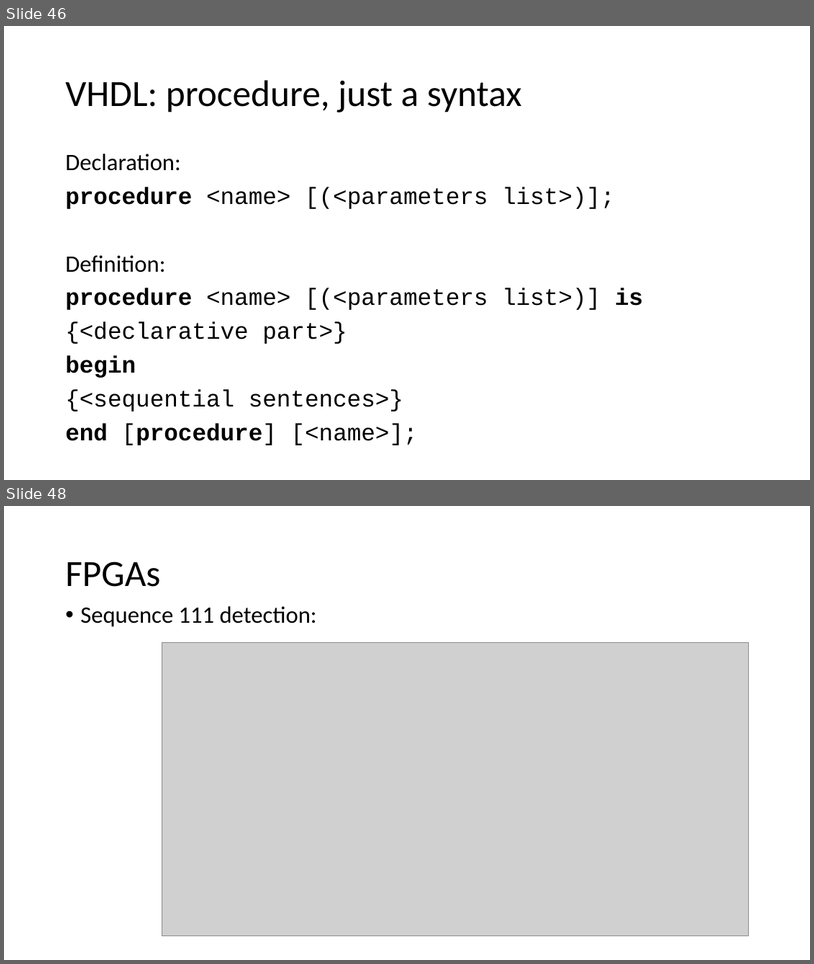
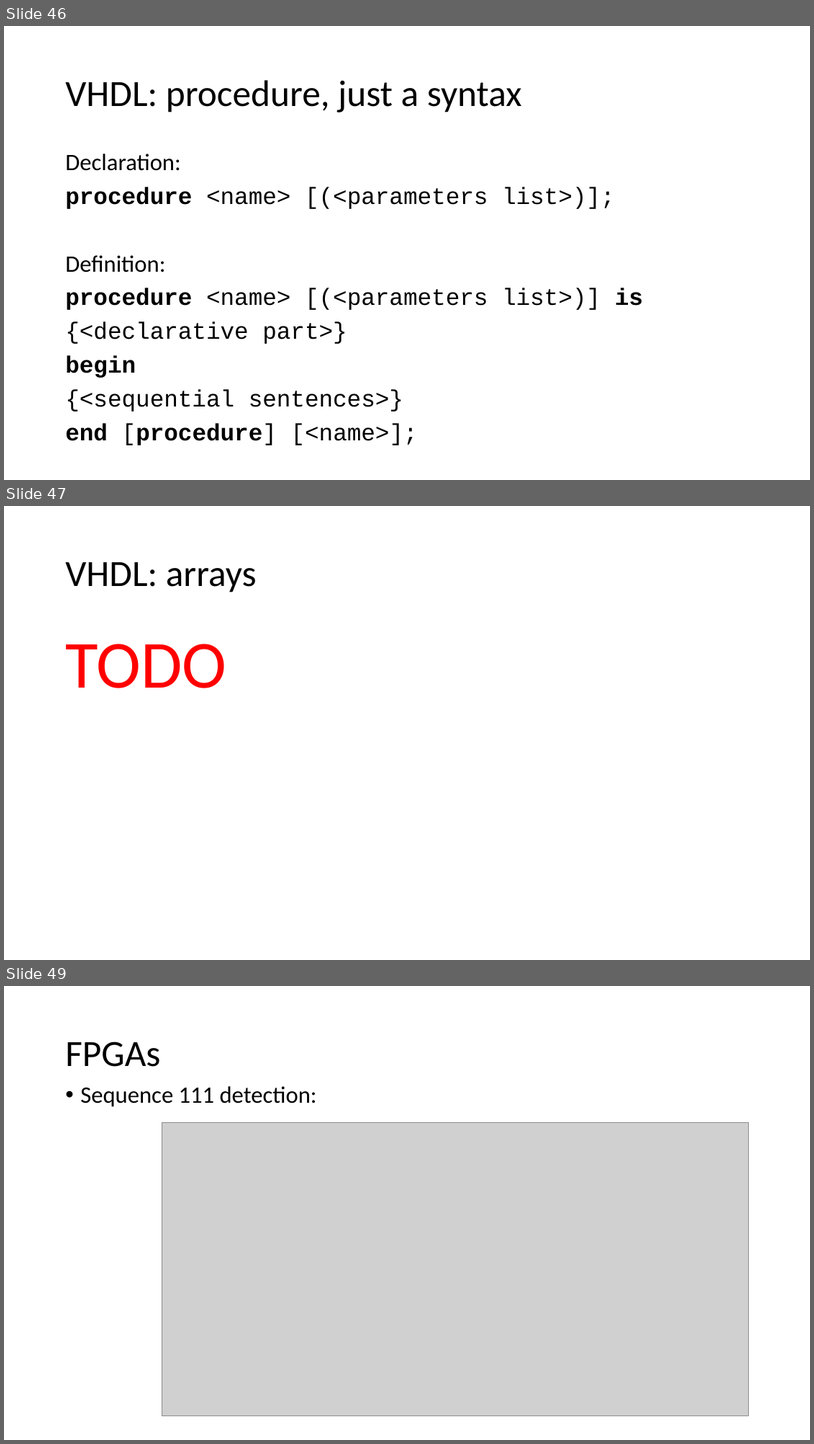
Before and after one commit to quarck/vhdl_intro, a slide deck: part2.pptx. Shown one above the other, each under a label of ours: slides 46 and 48 before the commit, slides 46, 47 and 49 after it; the slides between them are not shown. The pictures are 814x964 and 814x1444 pixels, drawn with LibreOffice and Linux fonts; fonts in the diff are those of the drawing; grey boxes stand for pictures. Boxes give left, top, right and bottom in pixels: in the first picture for what was removed or moved away, otherwise in the second. Text is boxed around its words. In the diff, an @@ line names an element or a change of style, - is before the commit and + after.

```diff
--- a/part2.pptx
+++ b/part2.pptx
@@ slide 47 added at [4,506,810,960], background #FFFFFF @@
@@ title added at [65,562,257,592], 44 pt, text #000000 @@
+VHDL: arrays
@@ text added at [65,644,226,688], 80 pt, text #FF0000 @@
+TODO
@@ what was slide 48 is now slide 49 @@
```
Also in this commit, not shown: 4 slides changed, 20 other slides added, 1 slide removed.
